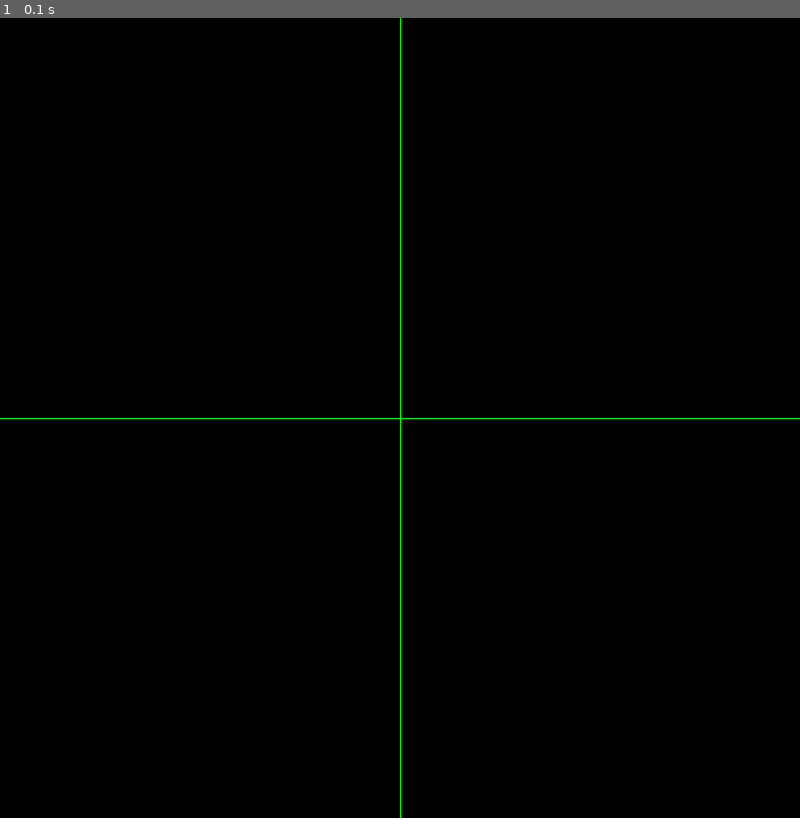
Above: before the commit, frame 1.
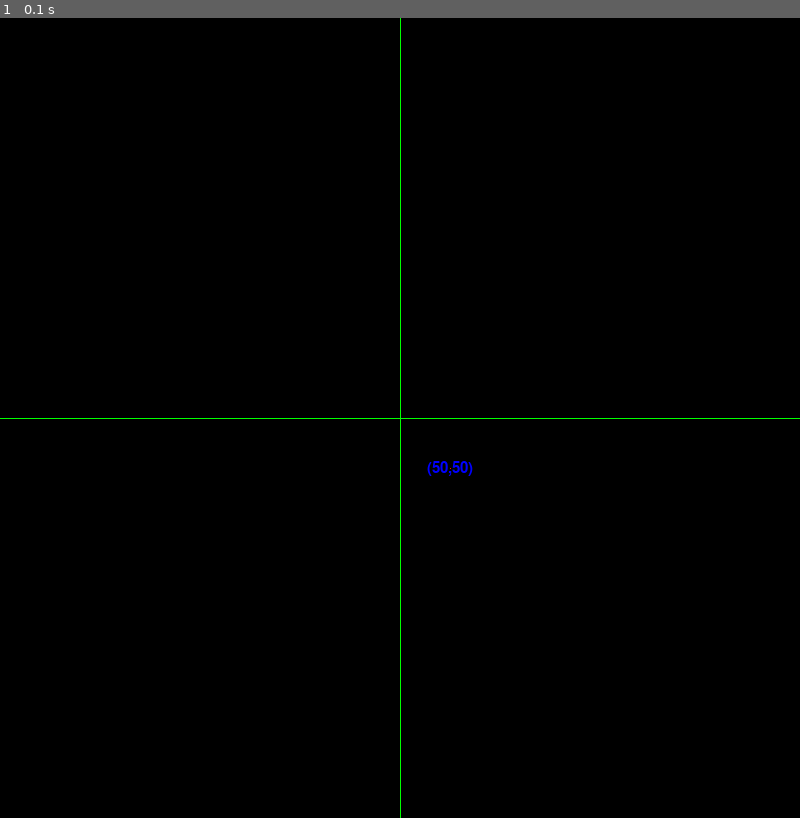
Above: after the commit, the same moment.

Repository: nehakdeshmukh/PyGame
Game: pygame game, started from plot point with text.py
The game is run twice, just before and just after one commit, with the same random seed, the same clock (stepped at 60 frames per second) and the same inputs.
Inputs:
- Up to frame 1 (0.1 s): no input

The runs differ from the first frame. In frame 1, less than 0.1% of the frame differs, in the area x 53-60%, y 55-58%.

Commit message:
call plot_text and plot_point function

Diff:
--- a/plot point with text.py
+++ b/plot point with text.py
@@ -49,7 +49,7 @@
     gamedisplay.blit(text, textRect)
 
 
-
+plot_text(50,50)
 
 # main application loop
 run = True
